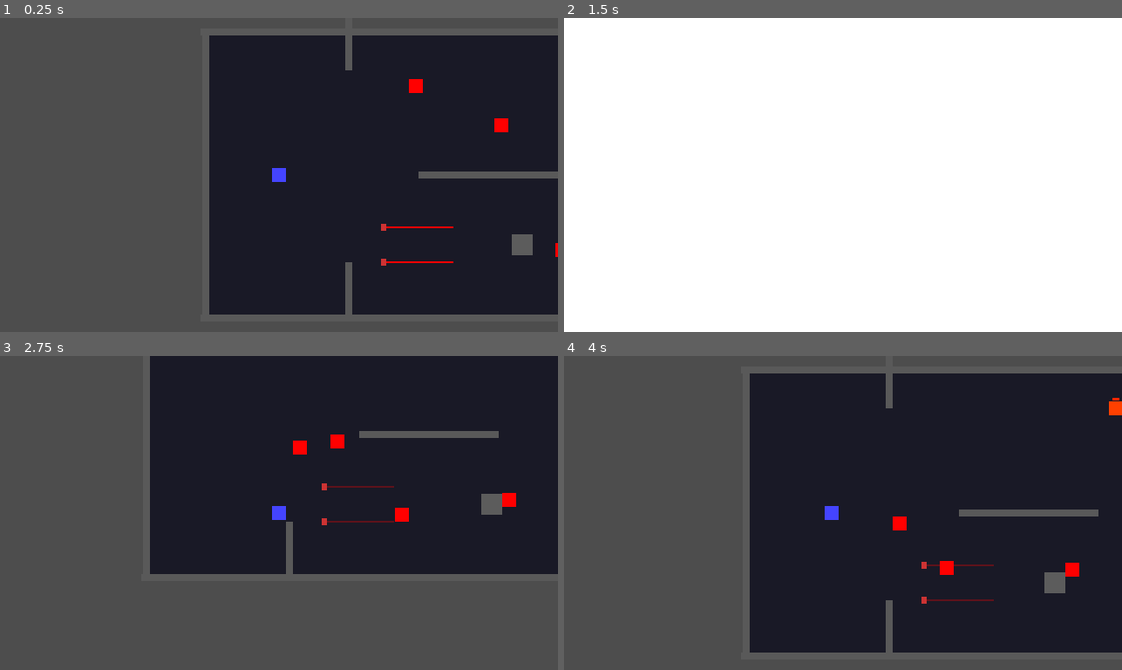
Above: before the commit, frames 1-4 (two rows, left to right).
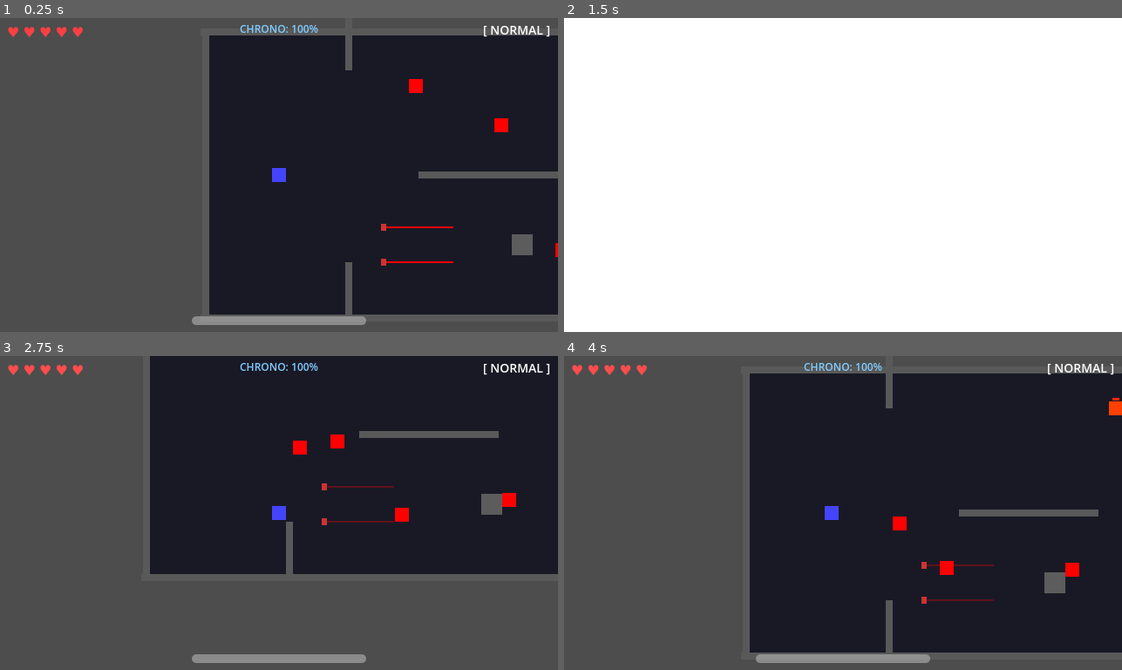
Above: after the commit, the same moments.

Repository: scarf-y/Polychron
Game: Godot game, scene res://scenes/levels/level_01.tscn
Same seed, same stepped clock (60 frames per second), same inputs: the game is played once before the commit and once after it. This scene is started directly instead of the project's main scene.
Inputs (mouse positions are in pixels of both pictures, inside the frame that each line leads up to):
- Up to frame 1 (0.25 s): no input
- Up to frame 2 (1.5 s): move the mouse to (965, 159) at 0.52 s; hold D (move_right) 0.53-1.28 s; click (965, 159) at 0.6 s; move the mouse to (731, 190) at 1.27 s; hold S (move_down) from 1.28 s (still down); tap E (time_erase) at 1.35 s
- Up to frame 3 (2.75 s): move the mouse to (334, 443) at 2.02 s; release S (move_down) at 2.03 s; hold D (move_right) from 2.03 s (still down); tap Shift (time_slow) at 2.1 s
- Up to frame 4 (4 s): move the mouse to (815, 575) at 2.77 s; release D (move_right) at 2.78 s; hold W (move_up) 2.78-3.53 s; tap Space (time_stop) at 2.85 s; move the mouse to (1010, 560) at 3.52 s; hold A (move_left) from 3.53 s (still down); click (1010, 560) at 3.6 s

The runs differ from the first frame. In frame 1, 1.4% of the frame differs, in the area x 1-99%, y 2-98%; in frame 2, nothing differs; in frame 3, 1.4%; in frame 4, 1.4%.

Commit message:
fix: move sub_resource declarations before nodes in main_menu.tscn and hud.tscn

Diff:
--- a/scenes/ui/hud.tscn
+++ b/scenes/ui/hud.tscn
@@ -1,6 +1,18 @@
-[gd_scene load_steps=2 format=3]
+[gd_scene load_steps=6 format=3]
 
 [ext_resource type="Script" path="res://scripts/hud.gd" id="1_script"]
+
+[sub_resource type="LabelSettings" id="LabelSettings_health"]
+font_size = 16
+font_color = Color(1, 0.3, 0.3, 1)
+
+[sub_resource type="LabelSettings" id="LabelSettings_gauge"]
+font_size = 12
+font_color = Color(0.5, 0.8, 1, 1)
+
+[sub_resource type="LabelSettings" id="LabelSettings_state"]
+font_size = 14
+font_color = Color(1, 1, 1, 1)
 
 [node name="HUD" type="CanvasLayer"]
 layer = 90
@@ -24,20 +36,12 @@
 text = "♥ ♥ ♥ ♥ ♥"
 label_settings = SubResource("LabelSettings_health")
 
-[sub_resource type="LabelSettings" id="LabelSettings_health"]
-font_size = 16
-font_color = Color(1, 0.3, 0.3, 1)
-
 [node name="GaugeLabel" type="Label" parent="HUDContainer"]
 layout_mode = 2
 size_flags_horizontal = 4
 size_flags_vertical = 0
 text = "CHRONO: 100%"
 label_settings = SubResource("LabelSettings_gauge")
-
-[sub_resource type="LabelSettings" id="LabelSettings_gauge"]
-font_size = 12
-font_color = Color(0.5, 0.8, 1, 1)
 
 [node name="GaugeBar" type="ProgressBar" parent="HUDContainer"]
 layout_mode = 2
@@ -55,7 +59,3 @@
 size_flags_vertical = 0
 text = "[ NORMAL ]"
 label_settings = SubResource("LabelSettings_state")
-
-[sub_resource type="LabelSettings" id="LabelSettings_state"]
-font_size = 14
-font_color = Color(1, 1, 1, 1)
--- a/scenes/ui/main_menu.tscn
+++ b/scenes/ui/main_menu.tscn
@@ -1,6 +1,20 @@
-[gd_scene load_steps=2 format=3]
+[gd_scene load_steps=6 format=3]
 
 [ext_resource type="Script" path="res://scripts/main_menu.gd" id="1_script"]
+
+[sub_resource type="LabelSettings" id="LabelSettings_title"]
+font_size = 32
+font_color = Color(0.4, 0.8, 1, 1)
+outline_size = 3
+outline_color = Color(0.1, 0.2, 0.4, 1)
+
+[sub_resource type="LabelSettings" id="LabelSettings_sub"]
+font_size = 14
+font_color = Color(0.6, 0.7, 0.8, 1)
+
+[sub_resource type="LabelSettings" id="LabelSettings_controls"]
+font_size = 10
+font_color = Color(0.5, 0.5, 0.6, 1)
 
 [node name="MainMenu" type="Control"]
 layout_mode = 3
@@ -43,12 +57,6 @@
 text = "CHRONOS BOUND"
 label_settings = SubResource("LabelSettings_title")
 
-[sub_resource type="LabelSettings" id="LabelSettings_title"]
-font_size = 32
-font_color = Color(0.4, 0.8, 1, 1)
-outline_size = 3
-outline_color = Color(0.1, 0.2, 0.4, 1)
-
 [node name="SubtitleLabel" type="Label" parent="."]
 layout_mode = 1
 anchors_preset = 5
@@ -62,10 +70,6 @@
 vertical_alignment = 1
 text = "The Frozen Sector"
 label_settings = SubResource("LabelSettings_sub")
-
-[sub_resource type="LabelSettings" id="LabelSettings_sub"]
-font_size = 14
-font_color = Color(0.6, 0.7, 0.8, 1)
 
 [node name="VBoxContainer" type="VBoxContainer" parent="."]
 layout_mode = 1
@@ -104,7 +108,3 @@
 SPACE - Time Stop  |  SHIFT - Time Slow
 E - Time Erase"
 label_settings = SubResource("LabelSettings_controls")
-
-[sub_resource type="LabelSettings" id="LabelSettings_controls"]
-font_size = 10
-font_color = Color(0.5, 0.5, 0.6, 1)
